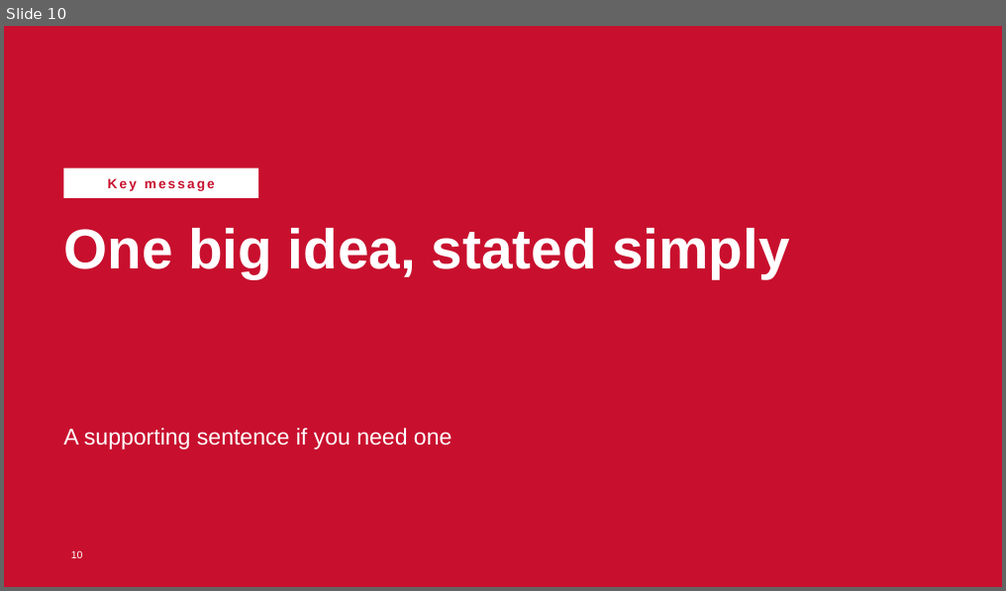
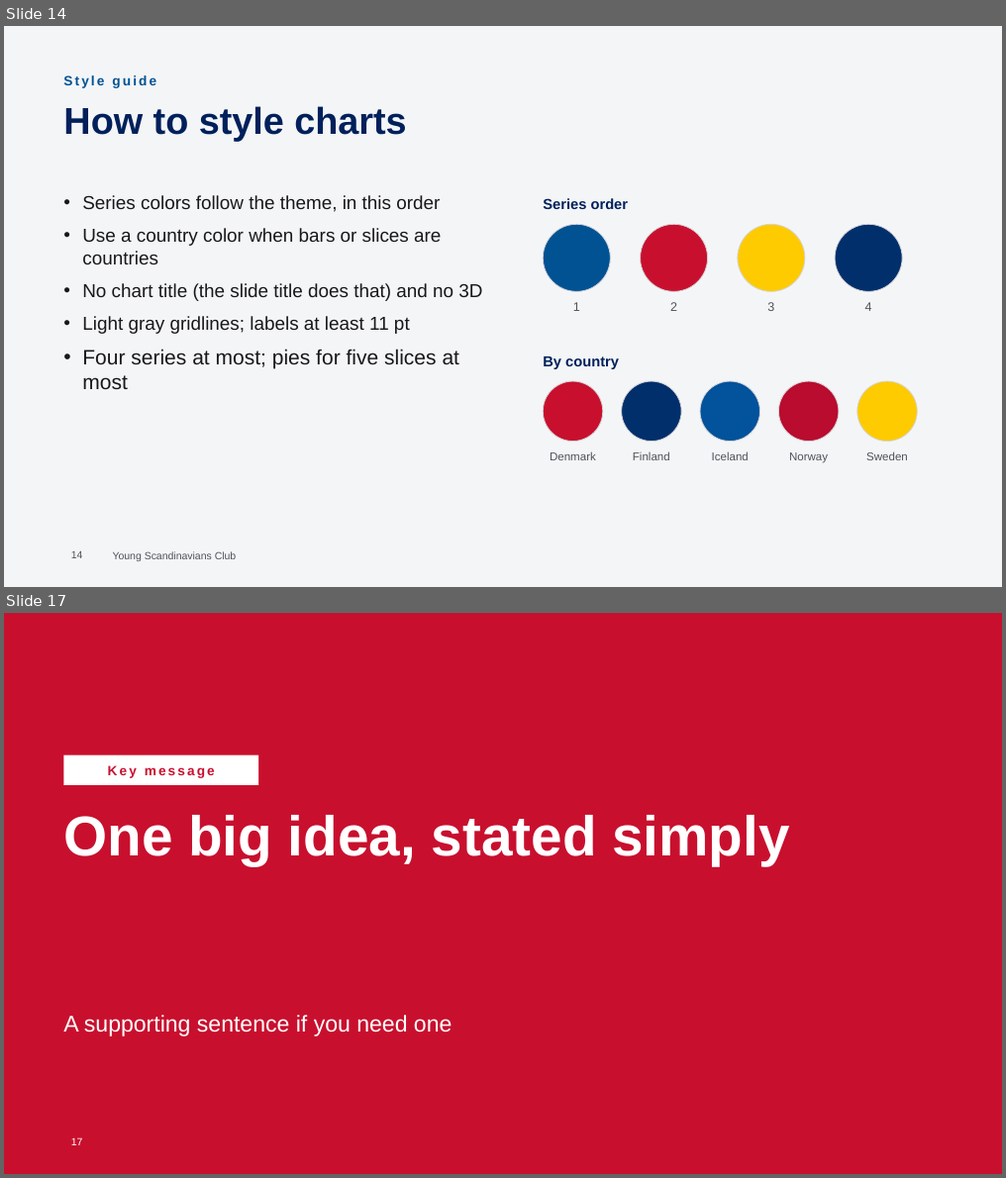
Before and after one commit to Young-Scandinavians-Club/ysc.org, a slide deck: docs/presentation-template/YSC-presentation-template.pptx. Shown one above the other, each under a label of ours: slide 10 before the commit, slides 14 and 17 after it; the slides between them are not shown. The pictures are 1006x591 and 1006x1178 pixels, drawn with LibreOffice and Linux fonts; fonts in the diff are those of the drawing; background and template pictures are left out. Boxes give left, top, right and bottom in pixels: in the first picture for what was removed or moved away, otherwise in the second. Text is boxed around its words. In the diff, an @@ line names an element or a change of style, - is before the commit and + after.

```diff
--- a/docs/presentation-template/YSC-presentation-template.pptx
+++ b/docs/presentation-template/YSC-presentation-template.pptx
@@ slide 14 added at [4, 26, 1002, 587], background #FFFFFF @@
@@ rectangle added at [4, 26, 1002, 587], fill #F4F5F7 @@
@@ text added at [63, 76, 156, 88], 13 pt, text #005293, bold @@
+Style guide
@@ title added at [63, 106, 406, 141], 36 pt, text #00205B, bold @@
+How to style charts
@@ text added at [82, 195, 482, 390], 18 pt, text #18181B @@
+• Series colors follow the theme, in this order
+• Use a country color when bars or slices are countries
+• No chart title (the slide title does that) and no 3D
+• Light gray gridlines; labels at least 11 pt
+• Four series at most; pies for five slices at most
@@ text added at [543, 198, 629, 209], 14 pt, text #00205B, bold @@
+Series order
@@ ellipse added at [543, 224, 611, 291], fill #005293, outline #D4D4D8 0.75 pt @@
@@ ellipse added at [641, 224, 708, 291], fill #C8102E, outline #D4D4D8 0.75 pt @@
@@ ellipse added at [738, 224, 805, 291], fill #FECB00, outline #D4D4D8 0.75 pt @@
@@ ellipse added at [835, 224, 902, 291], fill #002F6C, outline #D4D4D8 0.75 pt @@
@@ text added at [573, 302, 580, 311], 12 pt, text #52525B @@
+1
@@ text added at [670, 302, 677, 311], 12 pt, text #52525B @@
+2
@@ text added at [767, 302, 774, 311], 12 pt, text #52525B @@
+3
@@ text added at [865, 302, 872, 311], 12 pt, text #52525B @@
+4
@@ text added at [543, 357, 619, 370], 14 pt, text #00205B, bold @@
+By country
@@ ellipse added at [543, 381, 603, 442], fill #C8102E, outline #D4D4D8 0.75 pt @@
@@ ellipse added at [622, 381, 681, 442], fill #002F6C, outline #D4D4D8 0.75 pt @@
@@ ellipse added at [700, 381, 760, 442], fill #02529C, outline #D4D4D8 0.75 pt @@
@@ ellipse added at [779, 381, 839, 442], fill #BA0C2F, outline #D4D4D8 0.75 pt @@
@@ ellipse added at [857, 381, 918, 442], fill #FECB00, outline #D4D4D8 0.75 pt @@
@@ text added at [549, 452, 596, 461], 11 pt, text #52525B @@
+Denmark
@@ text added at [633, 452, 670, 461], 11 pt, text #52525B @@
+Finland
@@ text added at [712, 452, 748, 461], 11 pt, text #52525B @@
+Iceland
@@ text added at [789, 453, 828, 464], 11 pt, text #52525B @@
+Norway
@@ text added at [866, 452, 908, 461], 11 pt, text #52525B @@
+Sweden
@@ page number added at [71, 552, 83, 559], 10 pt, text #52525B @@
+14
@@ text added at [113, 552, 237, 562], 10 pt, text #52525B @@
+Young Scandinavians Club
@@ what was slide 10 is now slide 17 @@
@@ page number at [71, 1138, 83, 1146]: text changed @@
-10
+17
```
Also in this commit, not shown: 7 slides changed, 6 other slides added, 1 other file.
